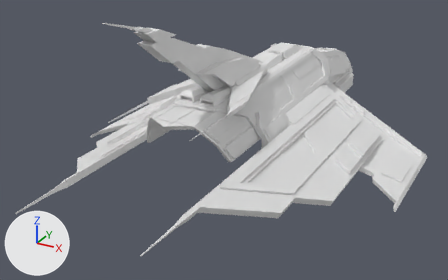
Before and after pictures for a commit that changed the Blender file Assets/BlenerFiles/Ship01.blend.
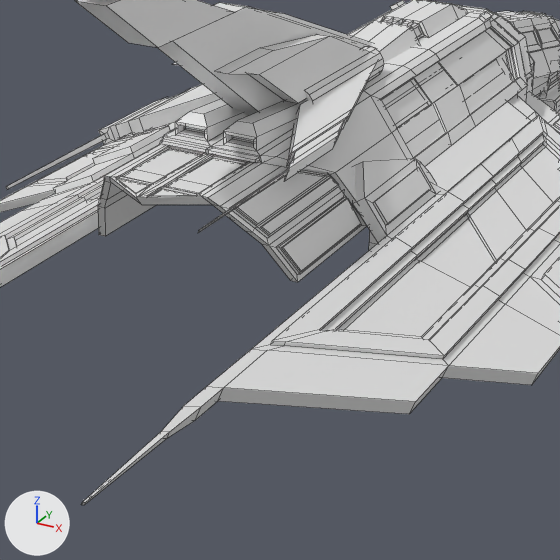
Old and new are each drawn whole from a 50 mm lens placed at (28.3, -84.7, 27.8), pointed at (-1.4, -30.7, 0.8) and again close up on the part from 24% to 76% of the width and 15% to 100% of the height. The lights are fixed; the arrows at lower left show +X, +Y and +Z. The close-ups show mesh edges as thin lines.

Objects in the first close-up: 'Cube.002', 'ShipBody', 'Wing'.
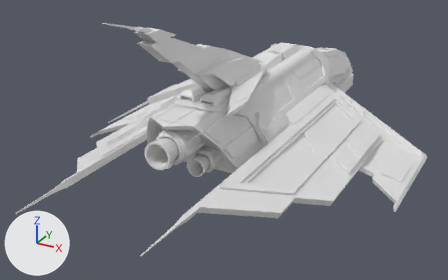
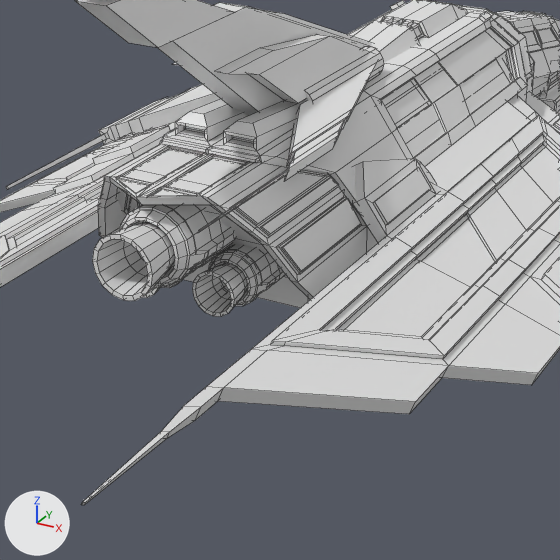
Commit message: More ship work

Where the change shows, as pixel boxes (x1, y1, x2, y2) in the close-ups (560 x 560 px):
'ShipBody', reshaped
    before: (98, 0, 560, 282)
    after: (98, 0, 560, 308)
'Engine', added
    after: (92, 205, 286, 317)
part 1 of me_plane_011, built on
    before: (369, 73, 518, 250)
    after: (99, 73, 518, 308)

The change, as a list of edits to the scene's bpy script:
```text
Change me_plane_011:
    used by ob_shipbody; location = (0.0, 0.0, 0.0)
    remove me_plane_011.from_pydata(...)  # 998 vertices, 906 faces; spans x -1.0..4.8, y -44.1..3.1, z -1.7..8.6
    add me_plane_011.from_pydata(...)  # 1156 vertices, 1053 faces, 1 loose edge; spans x -1.0..4.8, y -44.1..3.1, z -1.7..8.6
    me_plane_011 part 1
    7 vertices are removed from x 2.8..4.5, y -30.8..-29.7, z 0.7..6.8
    18 faces are deleted
    119 vertices are added at x 0.0..4.6, y -42.0..-16.8, z 0.7..7.1
    12 new vertices lie (0.0, -0.6, 0.0) away from vertices in x 2.8..4.5, y -16.2, z 0.7..6.8
    10 new vertices lie (0.0, -12.3, 0.0) away from vertices in x 2.8..4.5, y -16.8, z 0.7..6.8
    5 new vertices lie (0.0, 0.0, -2.8) away from vertices in x 3.2..4.6, y -34.1..-16.8, z 3.5..4.5
    6 new vertices lie (-3.2, 0.0, 0.0) away from vertices in x 3.2, y -29.7..-29.1, z 0.7..4.5
    7 new vertices lie (0.6, 0.0, 0.0) away from vertices in x 0.2..1.7, y -41.9..-30.3, z 6.2..7.0
    6 new vertices lie (0.0, 0.0, 1.3) away from vertices in x 0.0..4.3, y -37.3..-36.5, z 0.7
    1 loose edge is added
    165 new faces join them
Add me_plane_001:
    me_plane_001.from_pydata(...)  # 1143 vertices, 1140 faces; spans x -2.97..2.97, y -45.12..-37.03, z 1.73..6.64
Add ob_engine:
    ob_engine = bpy.data.objects.new('Engine', me_plane_001)
    ob_engine.location = (0.0, 0.0, 0.0)
```
